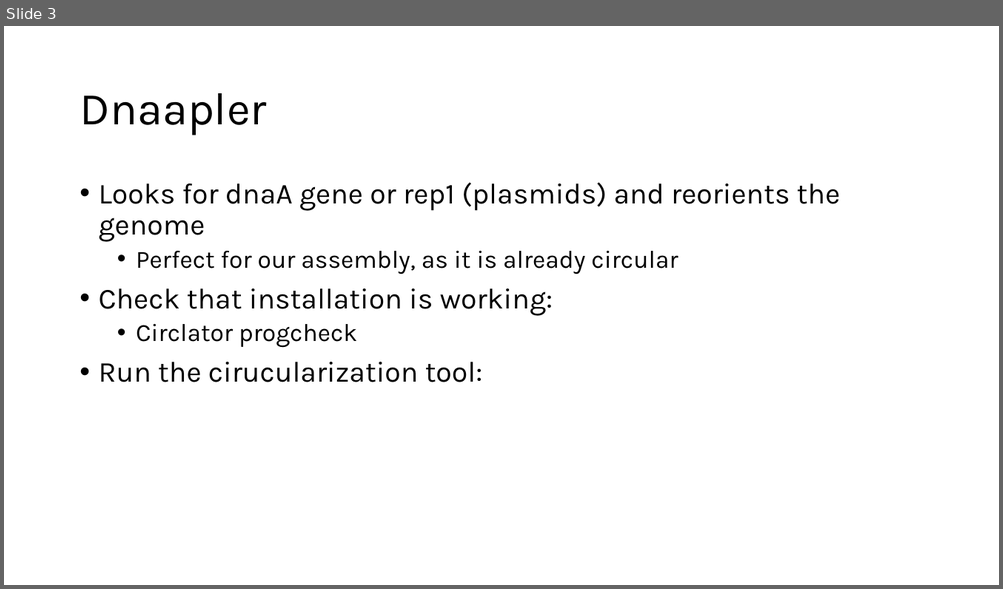
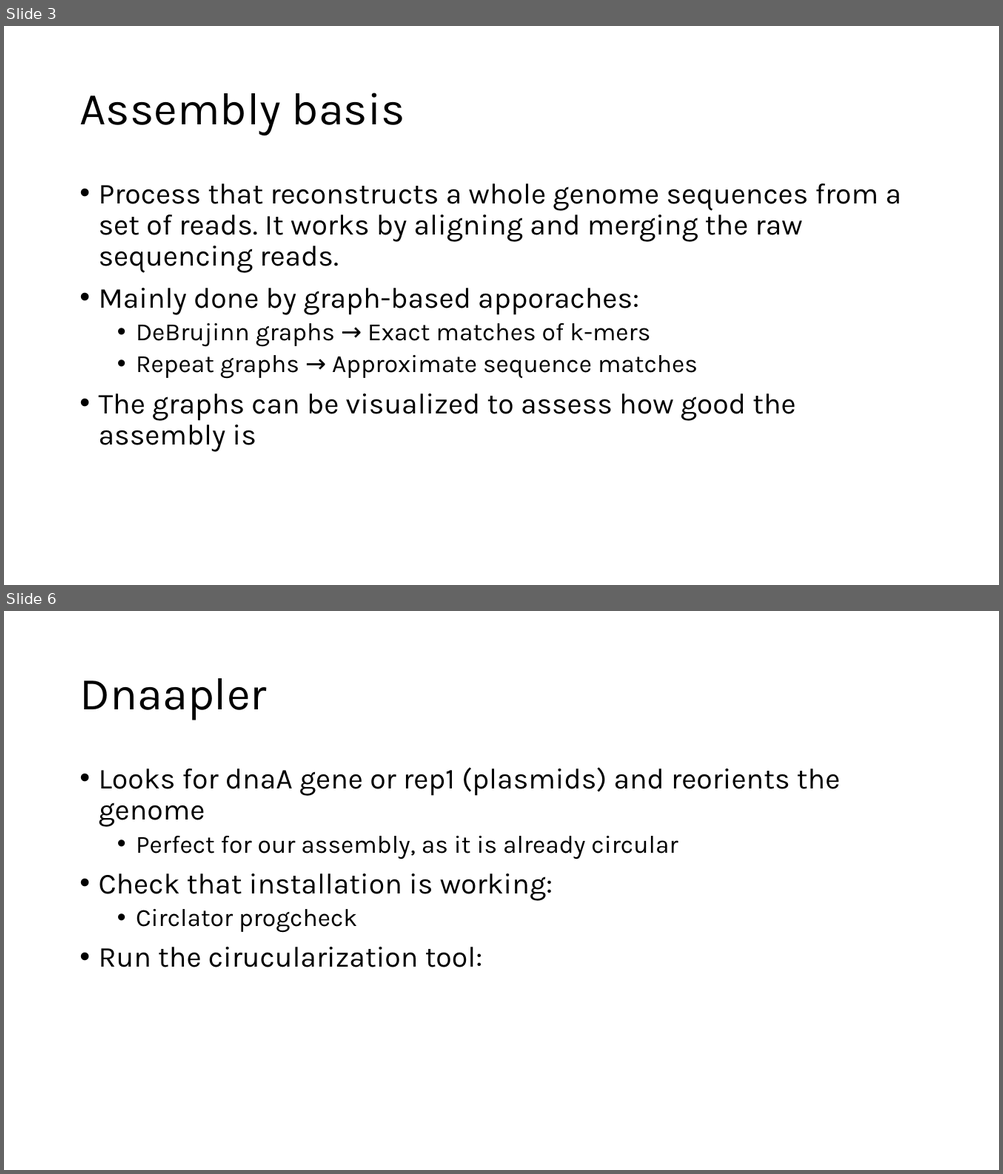
Before and after one commit to pabloati/MAC_WGS, a slide deck: Assembly_and_annotation.pptx. Shown one above the other, each under a label of ours: slide 3 before the commit, slides 3 and 6 after it; the slides between them are not shown. The pictures are 1003x589 and 1003x1174 pixels, drawn with LibreOffice and Linux fonts; fonts in the diff are those of the drawing. Boxes give left, top, right and bottom in pixels: in the first picture for what was removed or moved away, otherwise in the second. Text is boxed around its words. In the diff, an @@ line names an element or a change of style, - is before the commit and + after.

Commit message:
First draft of the final pipeline
First edition of the course, with the polishing of the initial assembly and the final hybrid assembly

```diff
--- a/Assembly_and_annotation.pptx
+++ b/Assembly_and_annotation.pptx
@@ slide 3 added at (4, 26, 999, 585), background #FFFFFF @@
@@ title added at (79, 93, 405, 136), 44 pt, text #000000 @@
+Assembly basis
@@ text added at (99, 184, 902, 452), 28 pt, text #000000 @@
+• Process that reconstructs a whole genome sequences from a set of reads. It works by aligning and merging the raw sequencing reads.
+• Mainly done by graph-based apporaches:
+  • DeBrujinn graphs → Exact matches of k-mers
+  • Repeat graphs → Approximate sequence matches
+• The graphs can be visualized to assess how good the assembly is
@@ what was slide 3 is now slide 6 @@
```
Also in this commit, not shown: 1 slide changed, 5 other slides added, 4 other files.
